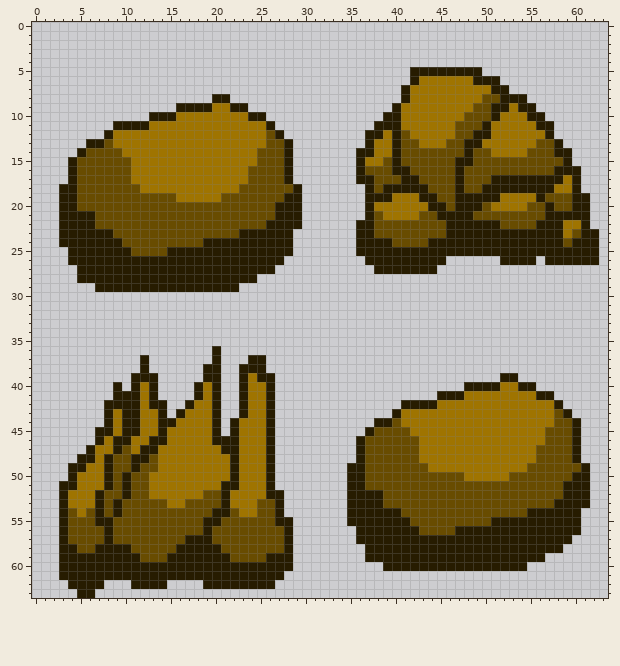
Two states of a pixel-art sprite, Assets/LDJam44/Textures/Tiles/Environment and roads/Rocks.png. Above, as it was before the edit.
The file is 64x64 pixels.
And afterwards:
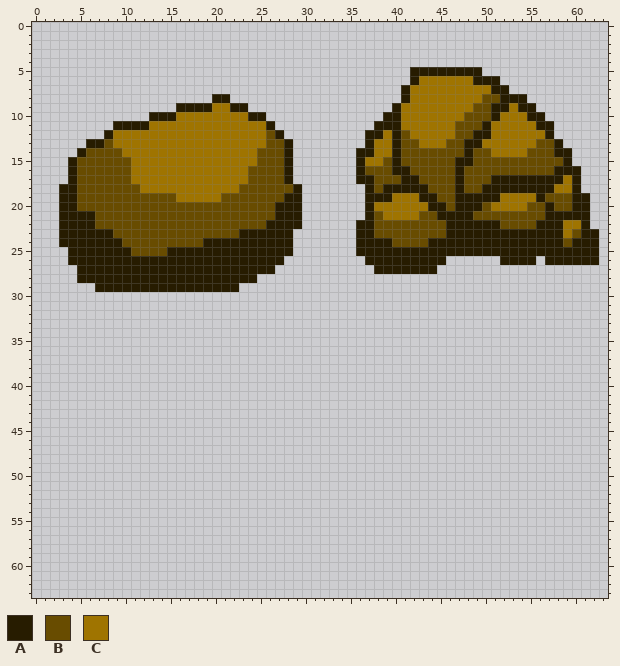
Palette (. is transparent): A #271c00  B #684c00  C #9f7400
What changed:
y 36: x 20 A -> .
y 37: x 12 A -> .; x 20 A -> .; x 24..25 AA -> ..
y 38: x 12 A -> .; x 19..20 AA -> ..; x 23..25 AAA -> ...
y 39: x 11..13 AAA -> ...; x 19..20 AA -> ..; x 23..26 ACAA -> ....; x 52..53 AA -> ..
y 40: x 9 A -> .; x 11..13 ACA -> ...; x 18..20 ACA -> ...; x 23..26 ACCA -> ....; x 48..55 AAAACCAA -> ........
y 41: x 9..13 AAACA -> .....; x 18..20 ACA -> ...; x 23..26 ACCA -> ....; x 45..57 AAACCCCCCCCAA -> .............
y 42: x 8..14 AAAACAA -> .......; x 17..20 ACCA -> ....; x 23..26 ACCA -> ....; x 41..58 AAAACCCCCCCCCCCCCA -> ..................
y 43: x 8..14 ACAACCA -> .......; x 16..20 ACCCA -> .....; x 23..26 ACCA -> ....; x 40..59 ACCCCCCCCCCCCCCCCCBA -> ....................
y 44: x 8..20 ACAACCAACCCCA -> .............; x 22..26 ACCCA -> .....; x 38..60 AABCCCCCCCCCCCCCCCCCBBA -> .......................
y 45: x 7..20 AACAACCACCCCCA -> ..............; x 22..26 ACCCA -> .....; x 37..60 ABBBBCCCCCCCCCCCCCCCBBBA -> ........................
y 46: x 7..26 ACAACCAACCCCCAAACCCA -> ....................; x 36..60 ABBBBBBCCCCCCCCCCCCCCBBBA -> .........................
y 47: x 6..26 ACCABCAACCCCCCCAACCCA -> .....................; x 36..60 ABBBBBBCCCCCCCCCCCCCBBBBA -> .........................
y 48: x 5..26 AACABBAABCCCCCCCCACCCA -> ......................; x 36..60 ABBBBBBCCCCCCCCCCCCCBBBBA -> .........................
y 49: x 4..26 AACCABBABBCCCCCCCCACCCA -> .......................; x 35..61 AABBBBBBBCCCCCCCCCCCBBBBBBA -> ...........................
y 50: x 4..26 ACCCABABBCCCCCCCCCACCCA -> .......................; x 35..61 AABBBBBBBBBBBCCCCCBBBBBBBAA -> ...........................
y 51: x 3..26 AACCCABABBCCCCCCCCAACCCA -> ........................; x 35..61 AABBBBBBBBBBBBBBBBBBBBBBAAA -> ...........................
y 52: x 3..27 ACCCABBABBCCCCCCBBACCCCAA -> .........................; x 35..61 AAAABBBBBBBBBBBBBBBBBBBBAAA -> ...........................
y 53: x 3..27 ACCCABABBBBBCCBBBBACCCBBA -> .........................; x 35..61 AAAABBBBBBBBBBBBBBBBBBBAAAA -> ...........................
y 54: x 3..27 ABCBABABBBBBBBBBBAABCCBBA -> .........................; x 35..60 AAAAAABBBBBBBBBBBBBBAAAAAA -> ..........................
y 55: x 3..28 ABBBAABBBBBBBBBBAABBBBBBAA -> ..........................; x 35..60 AAAAAAABBBBBBBBBAAAAAAAAAA -> ..........................
y 56: x 3..28 ABBBBABBBBBBBBBBABBBBBBBBA -> ..........................; x 36..60 AAAAAAABBBBAAAAAAAAAAAAAA -> .........................
y 57: x 3..28 ABBBBABBBBBBBBAAABBBBBBBBA -> ..........................; x 36..59 AAAAAAAAAAAAAAAAAAAAAAAA -> ........................
y 58: x 3..28 AABBAAAABBBBBAAAAABBBBBBBA -> ..........................; x 37..58 AAAAAAAAAAAAAAAAAAAAAA -> ......................
y 59: x 3..28 AAAAAAAAABBBAAAAAAABBBBAAA -> ..........................; x 37..56 AAAAAAAAAAAAAAAAAAAA -> ....................
y 60: x 3..28 AAAAAAAAAAAAAAAAAAAAAAAAAA -> ..........................; x 39..54 AAAAAAAAAAAAAAAA -> ................
y 61: x 3..27 AAAAAAAAAAAAAAAAAAAAAAAAA -> .........................
y 62: x 4..7 AAAA -> ....; x 11..14 AAAA -> ....; x 19..26 AAAAAAAA -> ........
y 63: x 5..6 AA -> ..
